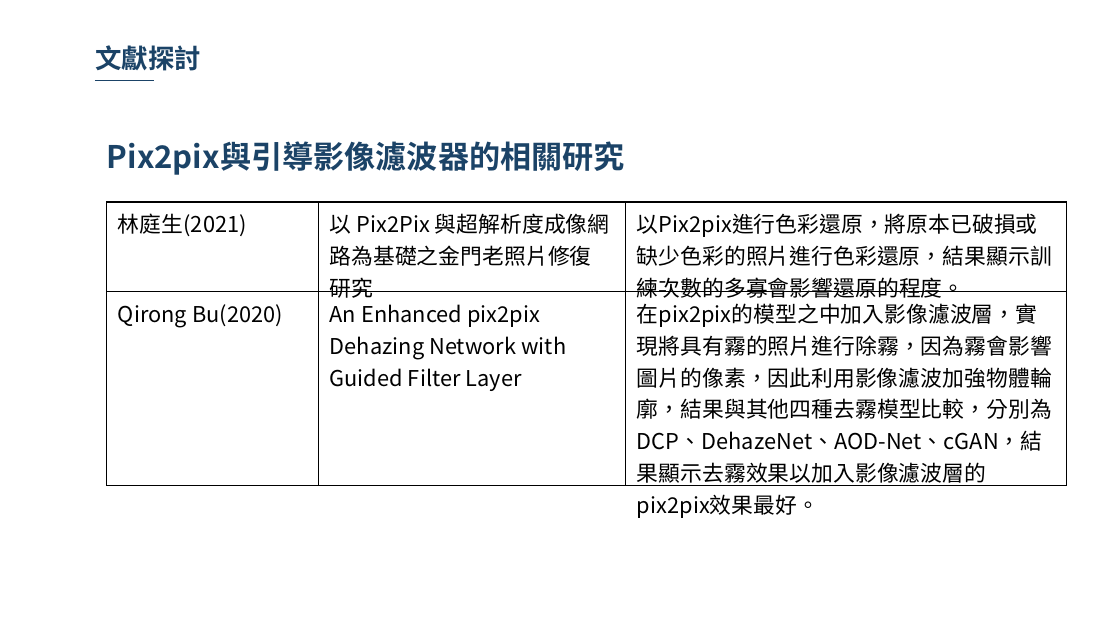
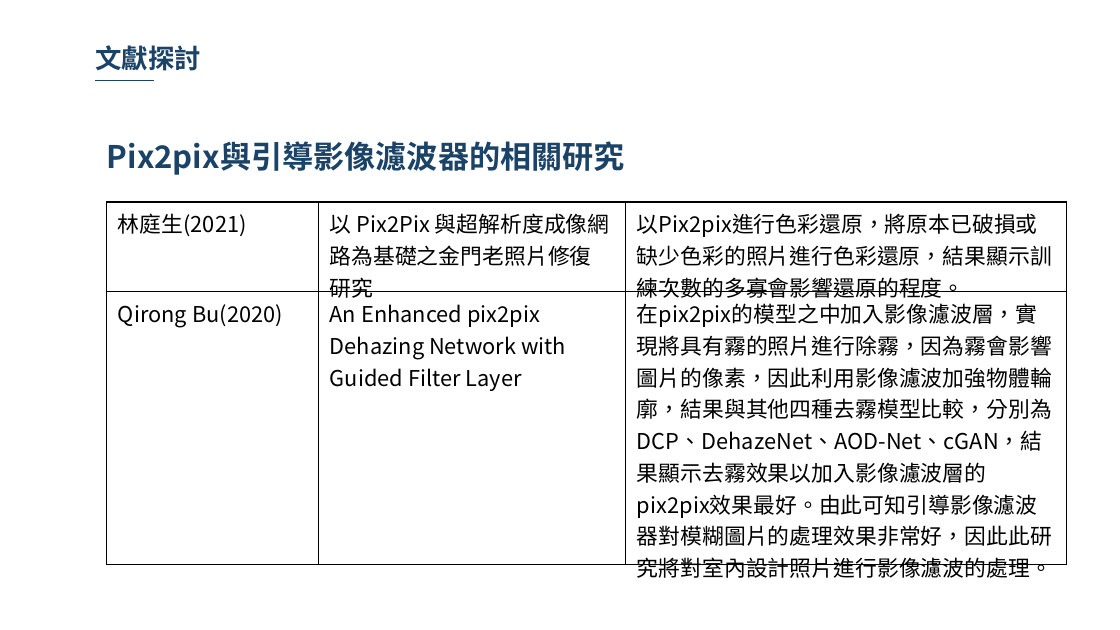
Before and after one commit to 10994015/paper, a slide deck: slide 32 of 論文/論文初審.pptx (slide 30 before the commit). Drawn at 1120x630 pixels with LibreOffice and Linux fonts; fonts in the diff are those of the drawing; background and template pictures are left out. Boxes give left, top, right and bottom in pixels: in the first picture for what was removed or moved away, otherwise in the second. Text is boxed around its words. In the diff, an @@ line names an element or a change of style, - is before the commit and + after.

```diff
--- a/論文/論文初審.pptx
+++ b/論文/論文初審.pptx
@@ table at (106,202,1065,582) @@
-row 2, column 3: 在pix2pix的模型之中加入影像濾波層，實現將具有霧的照片進行除霧，因為霧會影響圖片的像素，因此利用影像濾波加強物體輪廓，結果與其他四種去霧模型比較，分別為DCP、DehazeNet、AOD-Net、cGAN，結果顯示去霧效果以加入影像濾波層的pix2pix效果最好。
+row 2, column 3: 在pix2pix的模型之中加入影像濾波層，實現將具有霧的照片進行除霧，因為霧會影響圖片的像素，因此利用影像濾波加強物體輪廓，結果與其他四種去霧模型比較，分別為DCP、DehazeNet、AOD-Net、cGAN，結果顯示去霧效果以加入影像濾波層的pix2pix效果最好。由此可知引導影像濾波器對模糊圖片的處理效果非常好，因此此研究將對室內設計照片進行影像濾波的處理。
```
Also in this commit, not shown: 18 other slides changed, 3 slides added, 1 slide removed.
